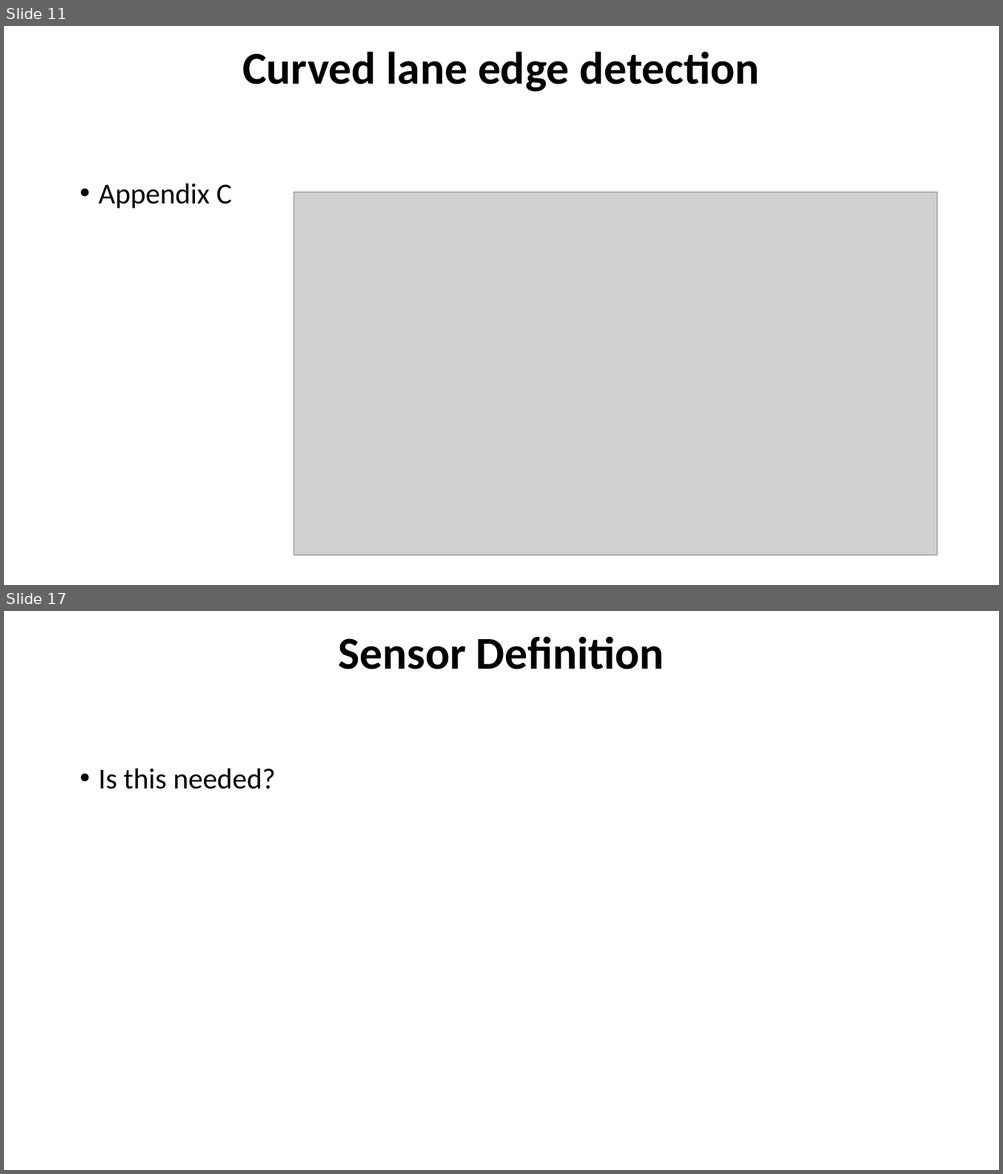
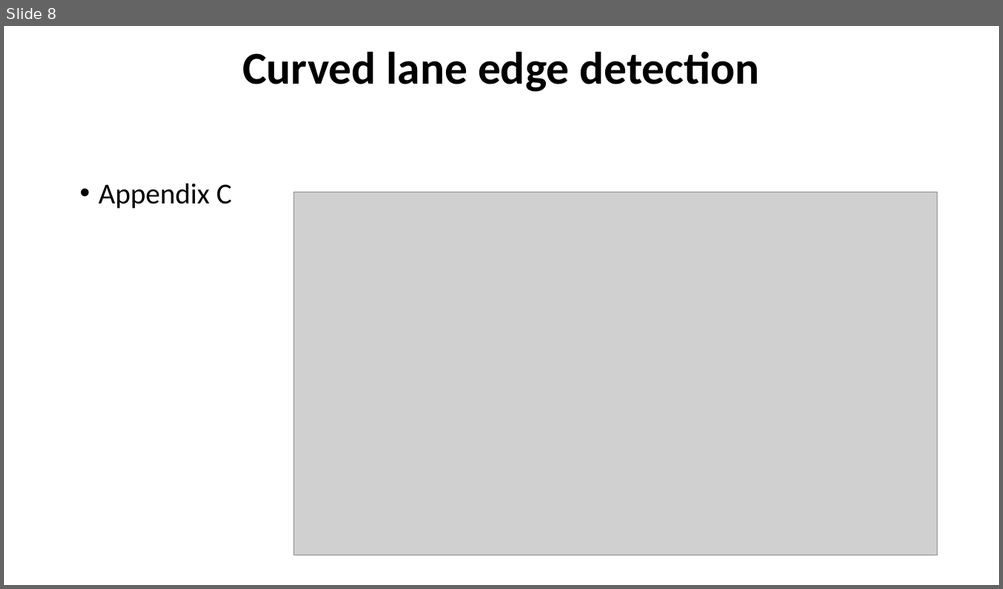
Before and after one commit to MickWPM/Thesis, a slide deck: Docs/InterimVivaReferences.pptx. Shown one above the other, each under a label of ours: slides 11 and 17 before the commit, slide 8 after it; the slides between them are not shown. The pictures are 1003x1174 and 1003x589 pixels, drawn with LibreOffice and Linux fonts; fonts in the diff are those of the drawing; grey boxes stand for pictures. Boxes give left, top, right and bottom in pixels: in the first picture for what was removed or moved away, otherwise in the second. Text is boxed around its words. In the diff, an @@ line names an element or a change of style, - is before the commit and + after.

```diff
--- a/Docs/InterimVivaReferences.pptx
+++ b/Docs/InterimVivaReferences.pptx
@@ slide 17 removed at [4,611,999,1170], background #FFFFFF @@
@@ text removed at [338,636,664,669] @@
-Sensor Definition
@@ text removed at [99,768,276,789] @@
-• Is this needed?
@@ what was slide 11 is now slide 8 @@
```
Also in this commit, not shown: 5 slides changed, 2 slides added, 11 other slides removed.
